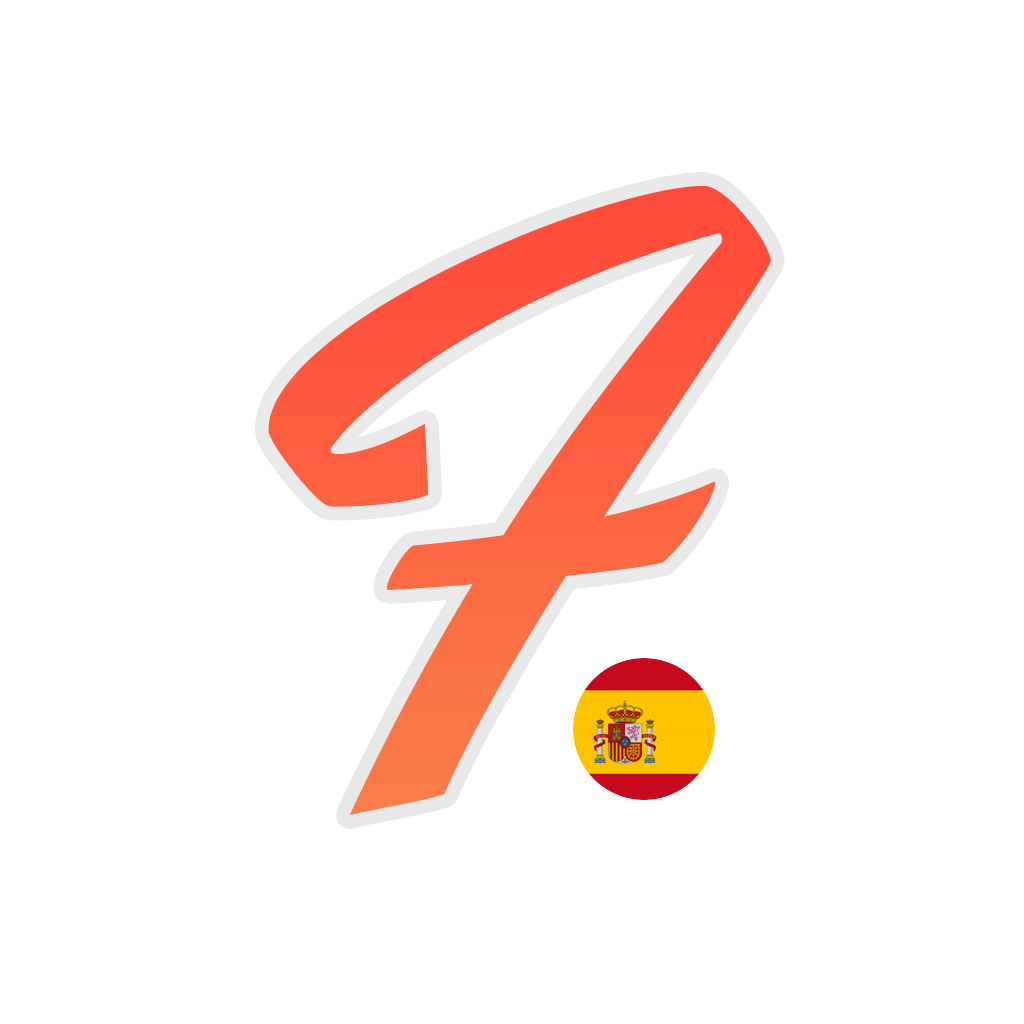
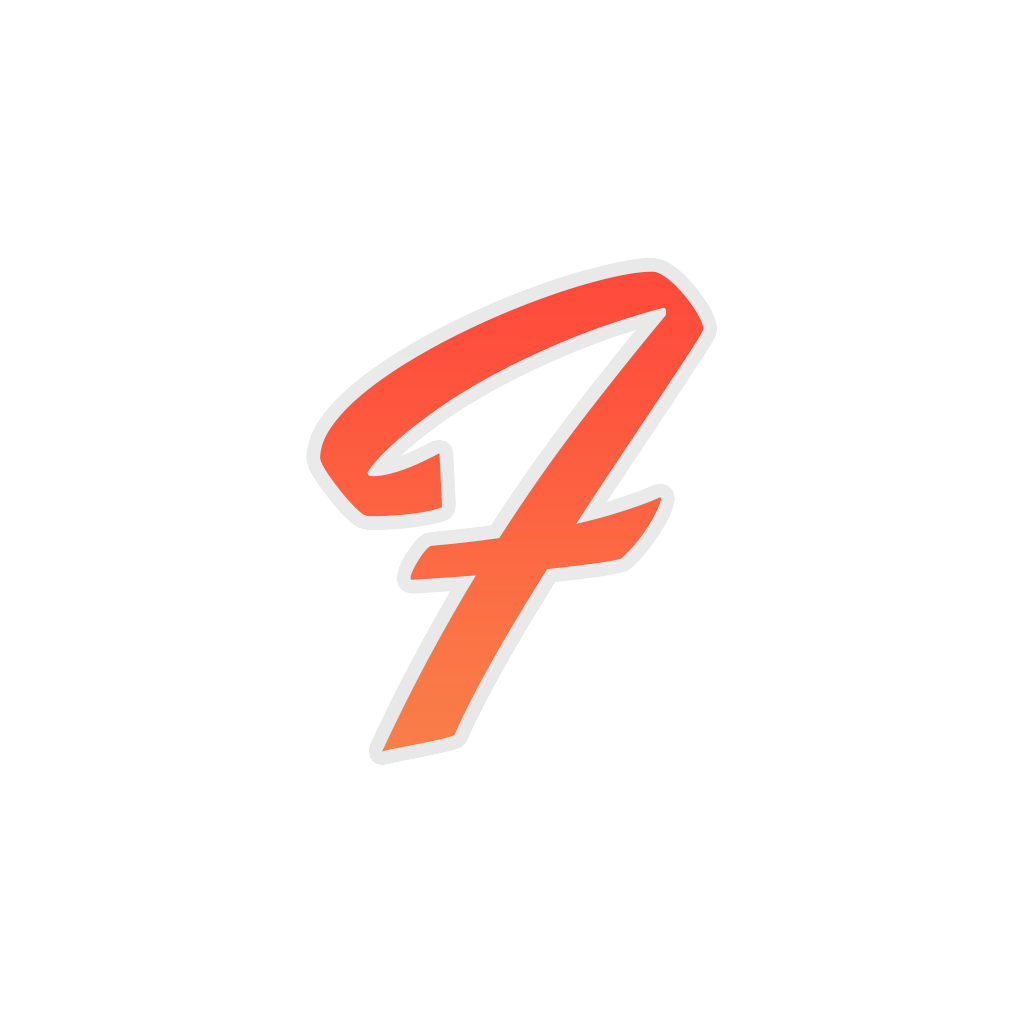
Comparing the layer stacks of the two 1024x1024 images. Changes:
hid group "Group 1" (2 layers) over [573, 658, 715, 800]
added layer "F" (1st of 2) above "F" over [320, 271, 704, 752]
hid "F" (2nd of 2) over [268, 185, 771, 816]